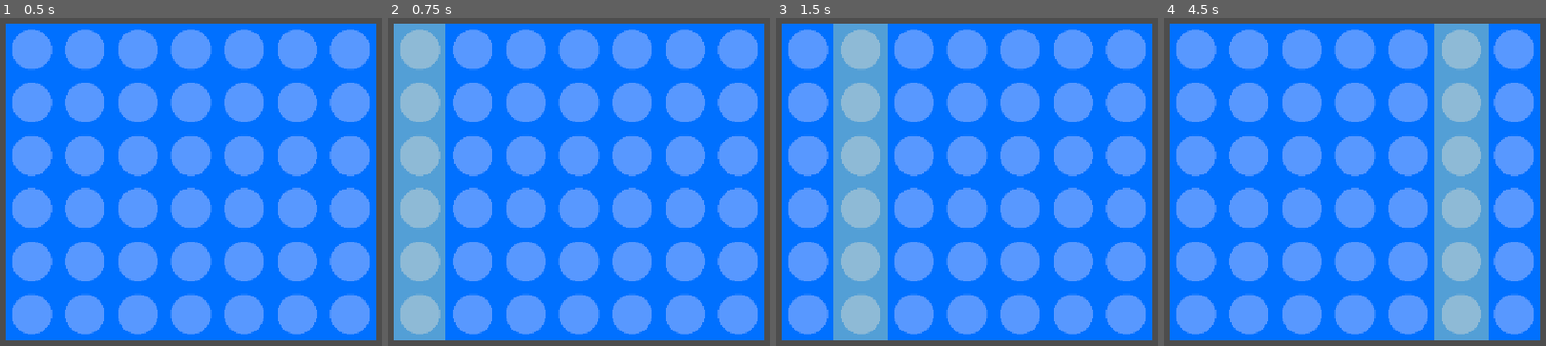
Above: before the commit, frames 1-4 (left to right).
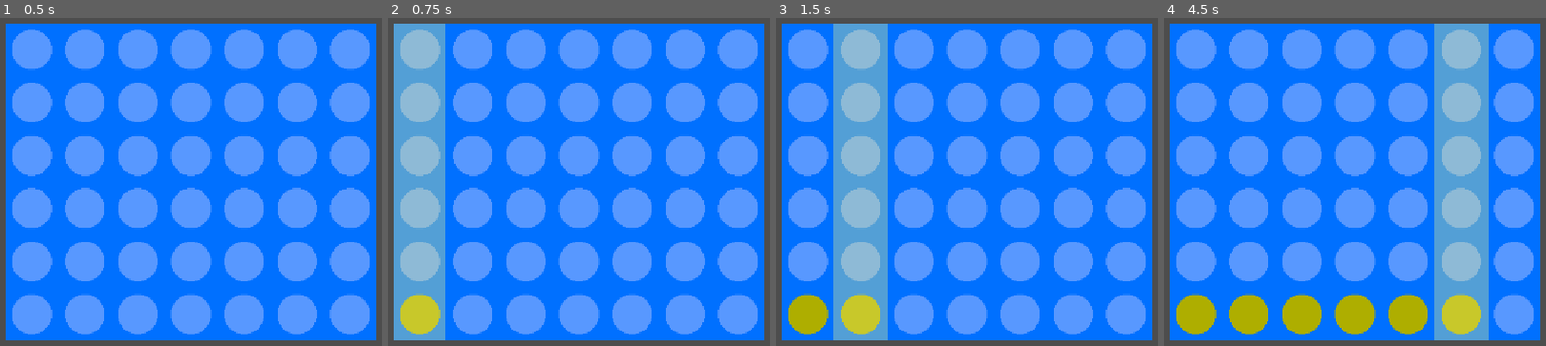
Above: after the commit, the same moments.

Repository: andrecmsousa/connect-four
Game: Godot game, scene res://main.tscn
The game is run twice, just before and just after one commit, with the same random seed, the same clock (stepped at 60 frames per second) and the same inputs.
Inputs (mouse positions are in pixels of both pictures, inside the frame that each line leads up to):
- Up to frame 1 (0.5 s): no input
- Up to frame 2 (0.75 s): tap Enter at 0.5 s; move the mouse to (418, 182) at 0.52 s; click (418, 182) at 0.67 s
- Up to frame 3 (1.5 s): tap Space at 1.25 s; move the mouse to (860, 182) at 1.27 s; click (860, 182) at 1.42 s
- Up to frame 4 (4.5 s): tap Enter at 2, 3.5 s; move the mouse to (1301, 182) at 2.02 s; click (1301, 182) at 2.17 s; tap Space at 2.75, 4.25 s; move the mouse to (1355, 182) at 2.77 s; click (1355, 182) at 2.92 s; move the mouse to (1408, 182) at 3.52 s; click (1408, 182) at 3.67 s; move the mouse to (1461, 182) at 4.27 s; click (1461, 182) at 4.42 s

Frame 1 is identical in both runs. In frame 2, 1.0% of the frame differs, in the area x 3-14%, y 84-97%; in frame 3, 2.0%; in frame 4, 6.2%, in the area x 3-83%, y 84-97%.

Commit message:
Generate and display pieces
Add logic to generate the Connect Four pieces on the grid, and display them merely by spawning a coloured rectangle behind the BoardFront sprite on the appropriate cell.

Diff:
--- a/board.gd
+++ b/board.gd
@@ -1,16 +1,27 @@
 extends Node2D
 
 @export var column_scene: PackedScene
+var board = []
+var next_empty_row = []
 
+enum Piece {
+	EMPTY,
+	RED,
+	YELLOW
+}
+
+const ROW_COUNT := 6
 const COLUMN_COUNT := 7
-const COLUMN_WIDTH := 80
+const CELL_WIDTH := 80
 
 func _ready() -> void:
+	initialize_board()
+
 	for i in COLUMN_COUNT:
 		var column = column_scene.instantiate()
 
 		column.column_index = i
-		column.position = Vector2(i * COLUMN_WIDTH, 0)
+		column.position = Vector2(i * CELL_WIDTH, 0)
 
 		column.column_clicked.connect(_on_column_clicked)
 
@@ -18,3 +29,26 @@
 
 func _on_column_clicked(column_index: int) -> void:
 	print("Column ", column_index, " was clicked!")
+	if next_empty_row[column_index] < 0:
+		print("Column ", column_index, " is already full.")
+	else:
+		var new_piece_row : int = next_empty_row[column_index]
+		print("Placing piece on column ", column_index, ", row ", new_piece_row)
+
+		next_empty_row[column_index] -= 1
+		board[new_piece_row][column_index] = Piece.YELLOW
+
+		$PieceContainer.spawn_piece(get_cell_position(new_piece_row, column_index))
+
+func initialize_board() -> void:
+	board.clear()
+	next_empty_row.clear()
+
+	for row in ROW_COUNT:
+		board.append([])
+		for column in COLUMN_COUNT:
+			board[-1].append(Piece.EMPTY)
+			next_empty_row.append(ROW_COUNT - 1)
+
+func get_cell_position(row: int, column: int) -> Vector2:
+	return Vector2(column * CELL_WIDTH, row * CELL_WIDTH)
--- a/board.tscn
+++ b/board.tscn
@@ -3,6 +3,8 @@
 [ext_resource type="Script" uid="uid://6huqex56rccg" path="res://board.gd" id="1_psm7c"]
 [ext_resource type="Texture2D" uid="uid://srs2vpxeyvhj" path="res://assets/BoardFront.png" id="2_8l818"]
 [ext_resource type="PackedScene" uid="uid://ct8ox4xs88vvn" path="res://column.tscn" id="3_8l818"]
+[ext_resource type="Script" uid="uid://c8p1713636vaf" path="res://piece_container.gd" id="3_vf5bc"]
+[ext_resource type="PackedScene" uid="uid://3wy1sahc8cf6" path="res://piece.tscn" id="4_mgc1s"]
 
 [node name="Board" type="Node2D" unique_id=660883949]
 script = ExtResource("1_psm7c")
@@ -15,6 +17,8 @@
 color = Color(0.3443818, 0.5974655, 1, 1)
 
 [node name="PieceContainer" type="Node2D" parent="." unique_id=1032316200]
+script = ExtResource("3_vf5bc")
+piece_scene = ExtResource("4_mgc1s")
 
 [node name="BoardFront" type="Sprite2D" parent="." unique_id=1039164987]
 texture = ExtResource("2_8l818")
--- /dev/null
+++ b/piece.tscn
@@ -0,0 +1,7 @@
+[gd_scene format=3 uid="uid://3wy1sahc8cf6"]
+
+[node name="Piece" type="ColorRect" unique_id=795443683]
+offset_right = 80.0
+offset_bottom = 80.0
+mouse_filter = 2
+color = Color(0.6819924, 0.6823507, 0, 1)
--- /dev/null
+++ b/piece_container.gd
@@ -0,0 +1,8 @@
+extends Node2D
+
+@export var piece_scene: PackedScene
+
+func spawn_piece(spawn_position: Vector2) -> void:
+	var piece = piece_scene.instantiate()
+	piece.position = spawn_position
+	add_child(piece)
Not shown, added: piece_container.gd.uid
